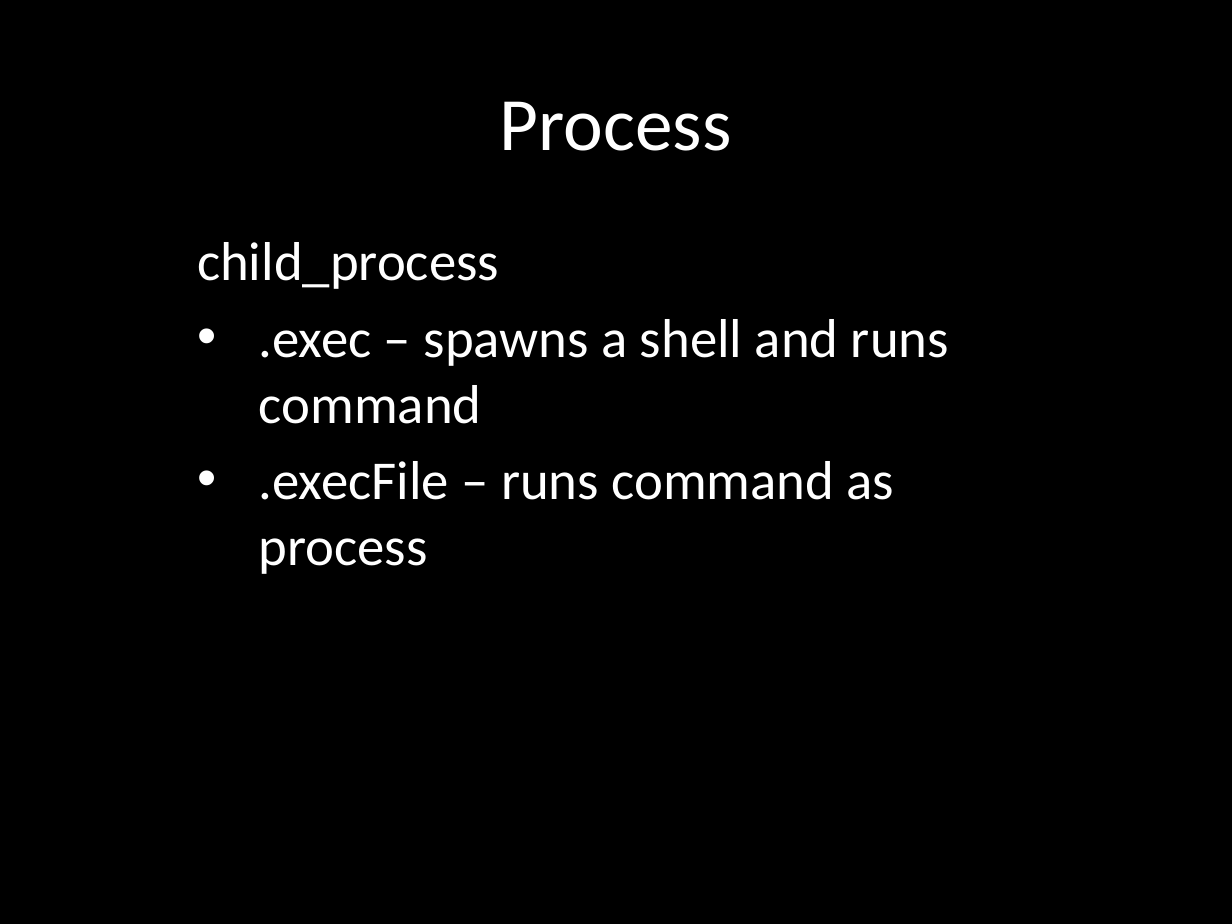
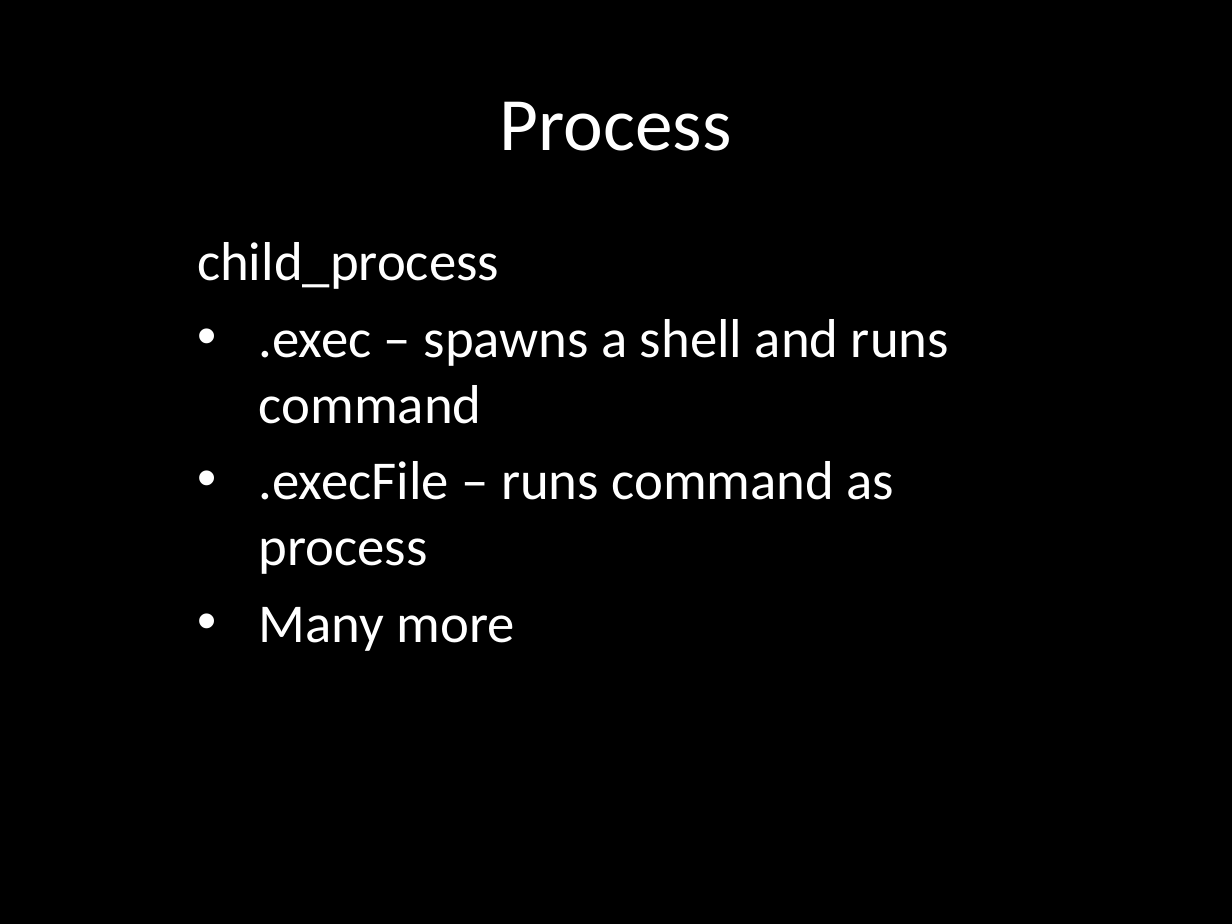
Before and after one commit to eliasjames/training-node, a slide deck: slide 23 of slides/Node Slides Day 2.pptx. Drawn at 1232x924 pixels with LibreOffice and Linux fonts; fonts in the diff are those of the drawing. Boxes give left, top, right and bottom in pixels: in the first picture for what was removed or moved away, otherwise in the second. Text is boxed around its words. In the diff, an @@ line names an element or a change of style, - is before the commit and + after.

```diff
--- a/slides/Node Slides Day 2.pptx
+++ b/slides/Node Slides Day 2.pptx
@@ subtitle at (x1=259, y1=607, x2=515, y2=651): paragraph added @@
+• Many more
```
Also in this commit, not shown: 5 other slides changed, 7 slides added, 1 slide removed.
